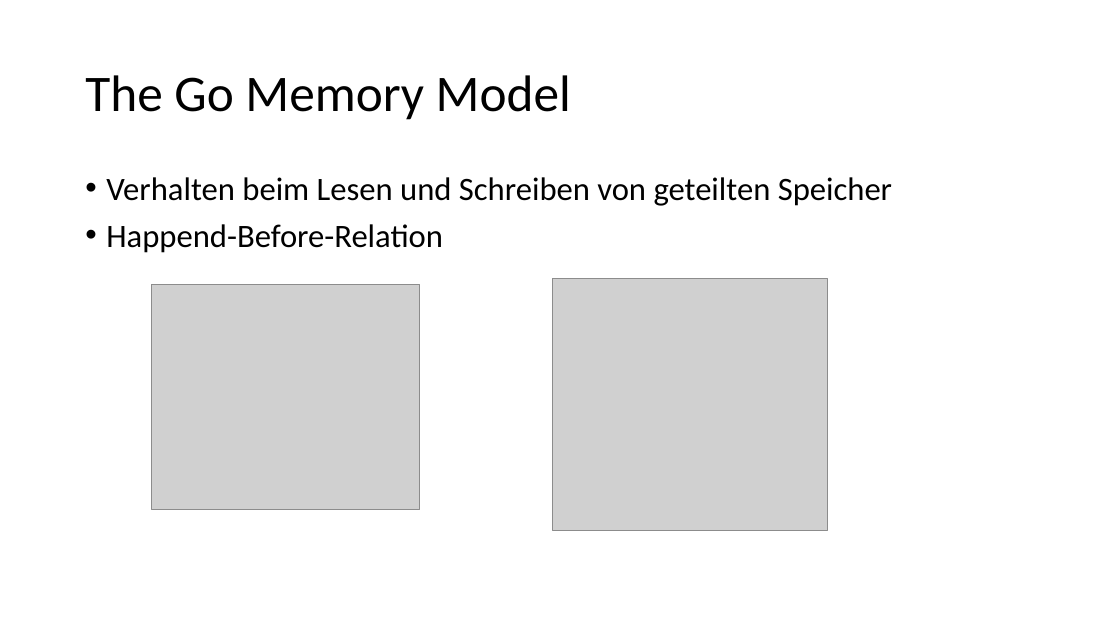
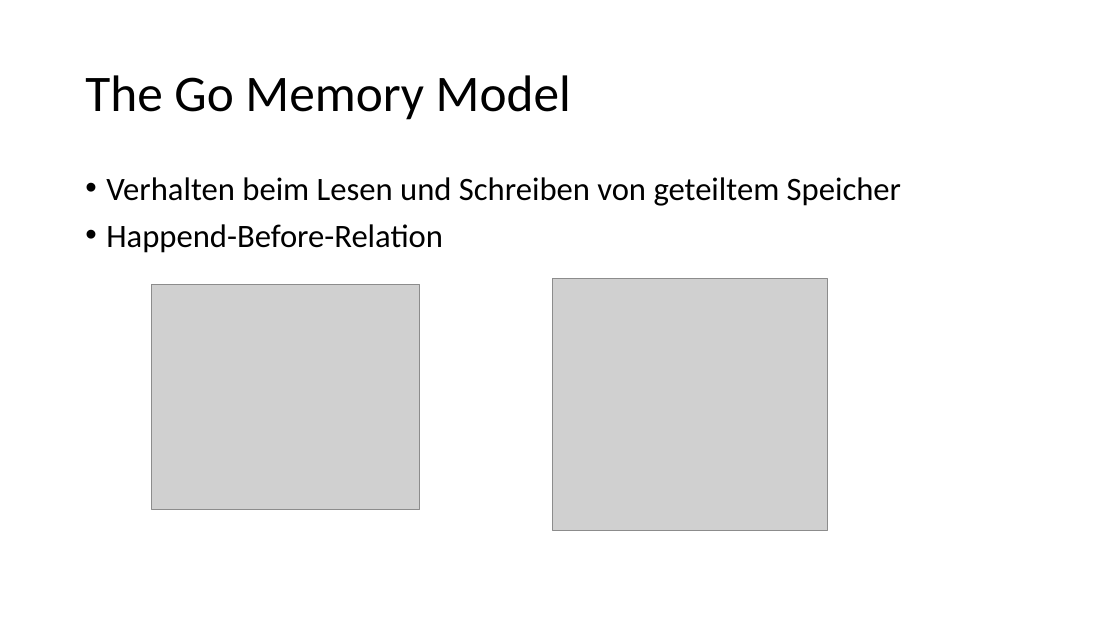
Before and after one commit to WicSan/pcp_go, a slide deck: slide 2 of Go_2018.pptx. Drawn at 1120x630 pixels with LibreOffice and Linux fonts; fonts in the diff are those of the drawing; grey boxes stand for pictures. Boxes give left, top, right and bottom in pixels: in the first picture for what was removed or moved away, otherwise in the second. Text is boxed around its words. In the diff, an @@ line names an element or a change of style, - is before the commit and + after.

Commit message:
Changes

```diff
--- a/Go_2018.pptx
+++ b/Go_2018.pptx
@@ text at [106, 177, 901, 206]: text changed @@
-• Verhalten beim Lesen und Schreiben von geteilten Speicher
+• Verhalten beim Lesen und Schreiben von geteiltem Speicher
```
